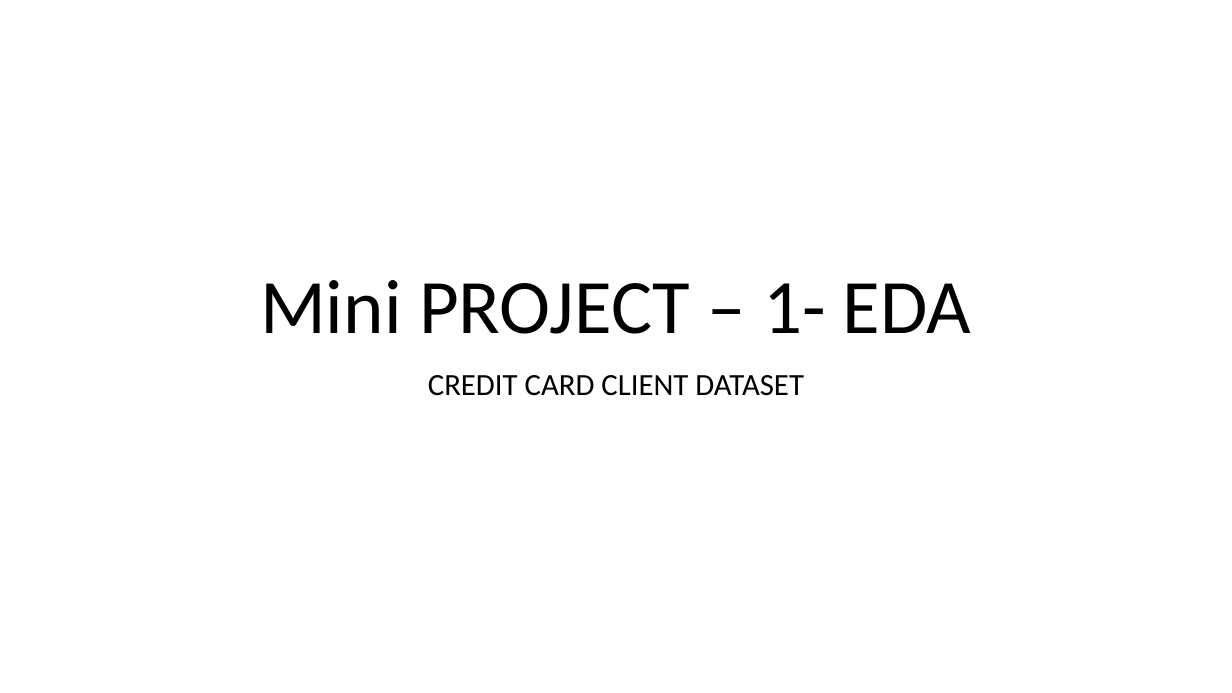
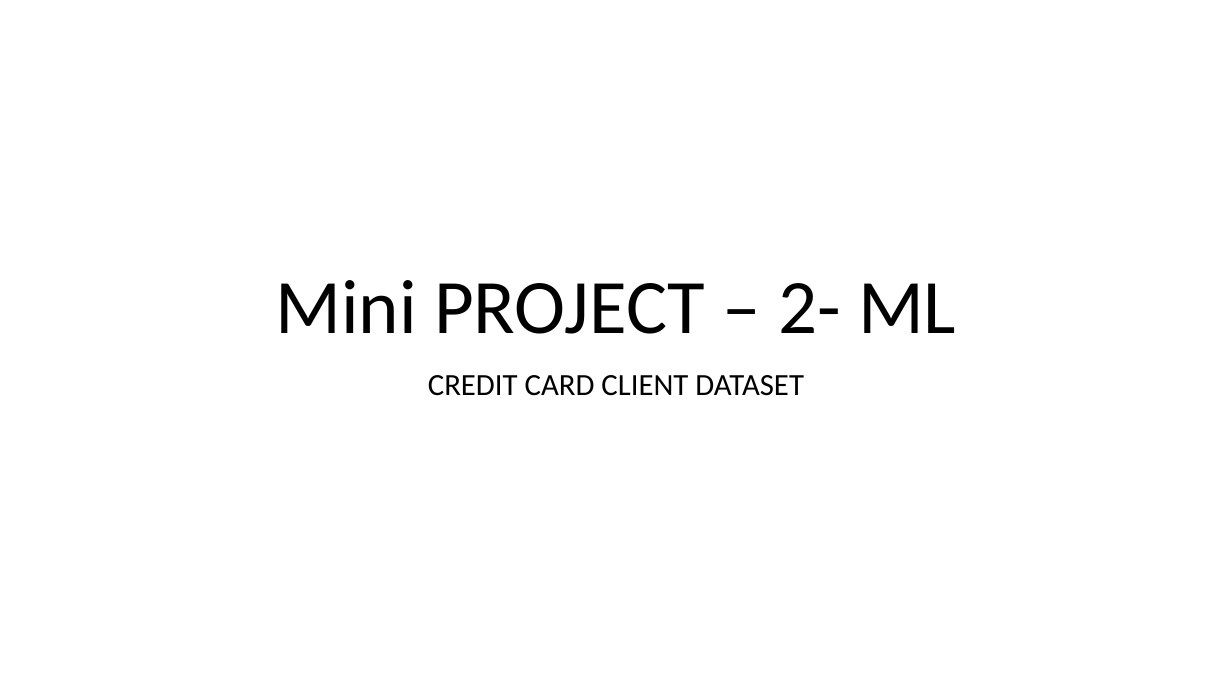
Before and after one commit to pragyanandan/mini-Project-2-ML, a slide deck: slide 1 of Mini-Project.pptx. Drawn at 1232x693 pixels with LibreOffice and Linux fonts; fonts in the diff are those of the drawing. Boxes give left, top, right and bottom in pixels: in the first picture for what was removed or moved away, otherwise in the second. Text is boxed around its words. In the diff, an @@ line names an element or a change of style, - is before the commit and + after.

```diff
--- a/Mini-Project.pptx
+++ b/Mini-Project.pptx
@@ title at <box>275,280,956,334</box>: text changed @@
-Mini PROJECT – 1- EDA
+Mini PROJECT – 2- ML
```
Also in this commit, not shown: 2 other slides changed, 3 slides added, 2 other files.
